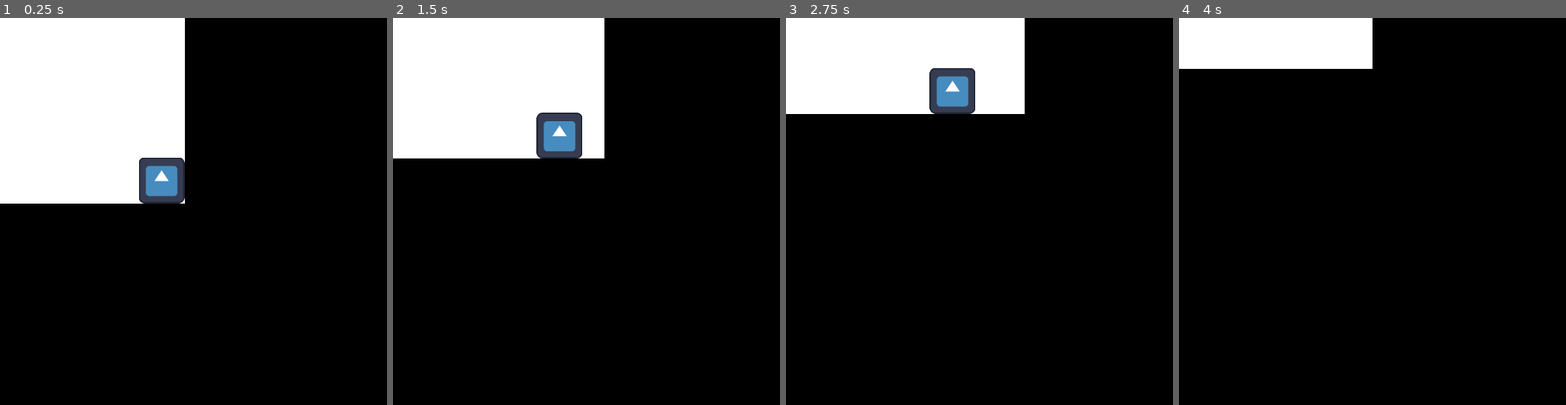
Above: before the commit, frames 1-4 (left to right).
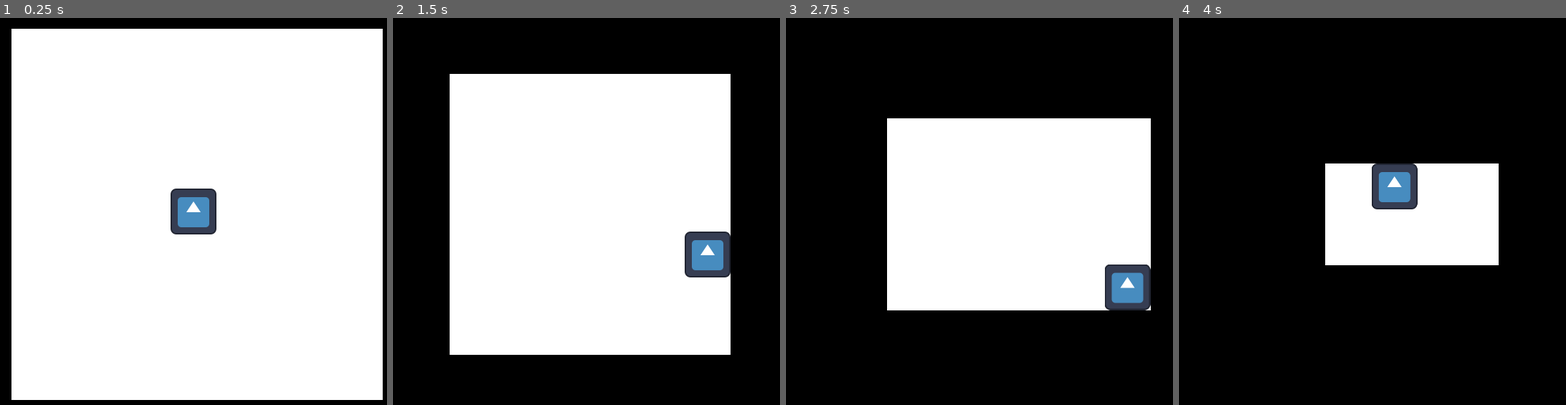
Above: after the commit, the same moments.

Repository: Compsciler/Unsquished
Game: Godot game, scene res://node_2d.tscn
Same seed, same stepped clock (60 frames per second), same inputs: the game is played once before the commit and once after it. The engine's default icon, where the game draws it, is replaced by a stand-in: a white triangle on a blue panel in a dark square.
Inputs:
- Up to frame 1 (0.25 s): no input
- Up to frame 2 (1.5 s): hold D (right) 0.53-1.28 s; tap J (hit) at 0.6 s; hold S (down) from 1.28 s (still down); tap Space (super) at 1.35 s
- Up to frame 3 (2.75 s): release S (down) at 2.03 s; hold D (right) from 2.03 s (still down); tap J (hit) at 2.1 s
- Up to frame 4 (4 s): release D (right) at 2.78 s; hold W (up) 2.78-3.53 s; tap Space (super) at 2.85 s; hold A (left) from 3.53 s (still down); tap J (hit) at 3.6 s

The runs differ from the first frame. In frame 1, 76% of the frame differs, in the area x 0-99%, y 0-99%; in frame 2, 56%; in frame 3, 49%; in frame 4, 18%.

Commit message:
redo wall offset

Diff:
--- a/node_2d.tscn
+++ b/node_2d.tscn
@@ -1,16 +1,16 @@
 [gd_scene load_steps=5 format=3 uid="uid://b3yyhj2vejcjk"]
 
-[ext_resource type="PackedScene" path="res://character_body_2d.tscn" id="1_1flav"]
-[ext_resource type="PackedScene" path="res://walls.tscn" id="2_4k04h"]
-[ext_resource type="PackedScene" path="res://floor_tiles.tscn" id="3_wlm5c"]
-[ext_resource type="PackedScene" uid="uid://cydbij7ixi433" path="res://ui.tscn" id="4_o1f02"]
+[ext_resource type="PackedScene" uid="uid://dedbh8rwgxbi2" path="res://character_body_2d.tscn" id="1_1flav"]
+[ext_resource type="PackedScene" uid="uid://7adadpm72w4m" path="res://walls.tscn" id="2_4k04h"]
+[ext_resource type="PackedScene" uid="uid://ctr3bwat06qje" path="res://floor_tiles.tscn" id="3_wlm5c"]
+[ext_resource type="PackedScene" path="res://ui.tscn" id="4_o1f02"]
 
 [node name="Node2D" type="Node2D"]
 
 [node name="CharacterBody2D" parent="." instance=ExtResource("1_1flav")]
 
 [node name="Walls" parent="." instance=ExtResource("2_4k04h")]
-position = Vector2(-1, 0)
+position = Vector2(275, 274)
 
 [node name="FloorTiles" parent="." instance=ExtResource("3_wlm5c")]
 
--- a/walls.tscn
+++ b/walls.tscn
@@ -27,7 +27,6 @@
 size = Vector2(560, 65)
 
 [node name="Walls" type="Node2D"]
-position = Vector2(270, 270)
 
 [node name="UpWall" type="AnimatableBody2D" parent="." groups=["wall"]]
 position = Vector2(210, -270)
@@ -37,8 +36,8 @@
 [node name="Sprite2D" type="Sprite2D" parent="UpWall"]
 modulate = Color(0, 0, 0, 1)
 self_modulate = Color(0, 0, 0, 1)
-position = Vector2(0, -640)
-scale = Vector2(10, 10)
+position = Vector2(-324.5, -5309)
+scale = Vector2(92.1953, 82.9531)
 texture = ExtResource("2_m0t88")
 
 [node name="CollisionShape2D" type="CollisionShape2D" parent="UpWall"]
@@ -51,8 +50,8 @@
 script = ExtResource("1_wfew1")
 
 [node name="Sprite2D" type="Sprite2D" parent="DownWall"]
-position = Vector2(0, 640)
-scale = Vector2(10, 10)
+position = Vector2(-88.5, 5453.5)
+scale = Vector2(89.4141, 85.2109)
 texture = ExtResource("2_m0t88")
 
 [node name="CollisionShape2D" type="CollisionShape2D" parent="DownWall"]
@@ -65,8 +64,8 @@
 script = ExtResource("1_wfew1")
 
 [node name="Sprite2D" type="Sprite2D" parent="LeftWall"]
-position = Vector2(-640, 0)
-scale = Vector2(10, 10)
+position = Vector2(-4730, -42.9998)
+scale = Vector2(73.9062, 95.4375)
 texture = ExtResource("2_m0t88")
 
 [node name="CollisionShape2D" type="CollisionShape2D" parent="LeftWall"]
@@ -79,8 +78,8 @@
 script = ExtResource("1_wfew1")
 
 [node name="Sprite2D2" type="Sprite2D" parent="RightWall"]
-position = Vector2(640, 0)
-scale = Vector2(10, 10)
+position = Vector2(5043.5, 16.4997)
+scale = Vector2(78.8047, 97.1953)
 texture = ExtResource("2_m0t88")
 
 [node name="CollisionShape2D" type="CollisionShape2D" parent="RightWall"]
